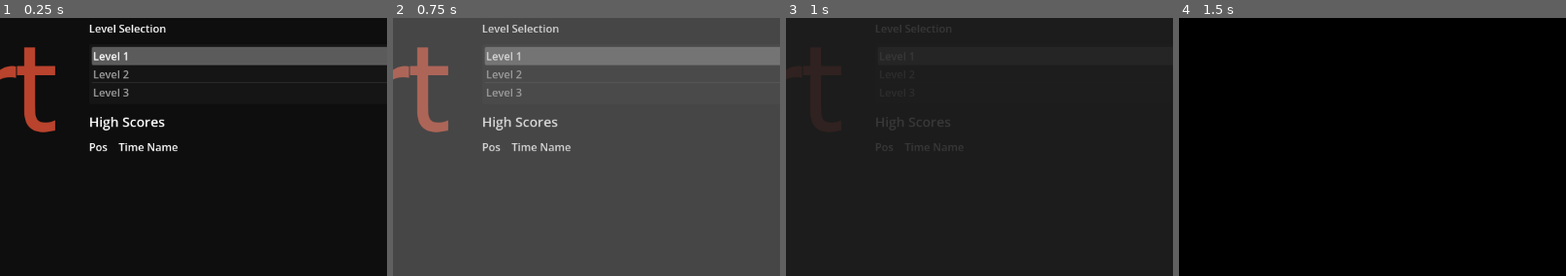
Above: before the commit, frames 1-4 (left to right).
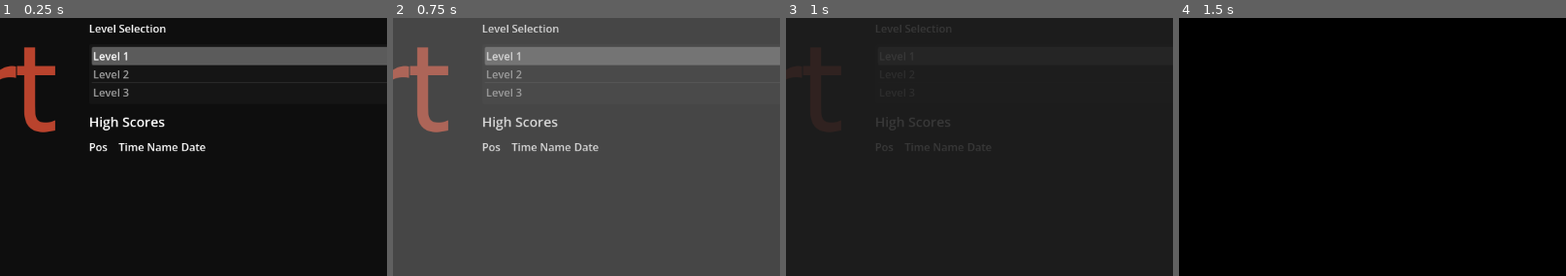
Above: after the commit, the same moments.

Repository: jacksondk/GravityRace
Game: Godot game, scene res://UIScenes/start.tscn
Two runs of this game, one before a commit and one after it. Both use one fixed random seed, a clock stepped at 60 frames per second and the inputs below.
Inputs (mouse positions are % of the whole screen's width and height, from its top left):
- Up to frame 1 (0.25 s): no input
- Up to frame 2 (0.75 s): click (25, 34) at 0.5 s
- Up to frame 3 (1 s): no input
- Up to frame 4 (1.5 s): click (25, 34) at 1.25 s
The pictures show only the part of the screen within x 33-83%, y 20-70%; the shares and areas given below are measured in that part.

The runs differ from the first frame. In frame 1, 0.1% of the frame differs, in the area x 46-54%, y 48-52%; in frame 2, 0.1%; in frame 3, less than 0.1%; in frame 4, nothing differs.

Commit message:
F12 to clear high scores. Add and display high scores with timestamp of achievement

Diff:
--- a/Scripts/start.gd
+++ b/Scripts/start.gd
@@ -2,6 +2,7 @@
 
 var level_list
 var high_score_list
+var f12_handled = false
 
 func _ready():
 	# Called every time the node is added to the scene.
@@ -34,15 +35,21 @@
 	var pos = "Pos"
 	var time = "Time"
 	var pname = "Name"
+	var date = "Date"
 	var index = 1
 	for item in list:
 		pos = pos + "\n" + str(index)
 		pname = pname + "\n" + item[1]
 		time = time + "\n" + str(item[0])
+		var timestamp = "-"
+		if item.size() >= 3 and item[2] != "":
+			timestamp = item[2]
+		date = date + "\n" + timestamp
 		index = index + 1
 	high_score_list.get_node("Label").text = pos
 	high_score_list.get_node("Label2").text = time
 	high_score_list.get_node("Label3").text = pname
+	high_score_list.get_node("Label4").text = date
 
 func start():
 	var level = current_level()
@@ -64,5 +71,13 @@
 	elif Input.is_action_just_pressed("ui_down"):
 		select_level(current_level()+1)
 
+	if Input.is_key_pressed(KEY_F12):
+		if not f12_handled:
+			Highscore.reset_all_scores()
+			setup_high_score(current_level()+1)
+			f12_handled = true
+	else:
+		f12_handled = false
+
 func set_current_player_name(user_name: String) -> void:
 	Highscore.set_user_name(user_name)
--- a/Singletons/Highscore.gd
+++ b/Singletons/Highscore.gd
@@ -13,6 +13,7 @@
 func _init():
 	# Ensure the user name is initialised
 	get_user_name()
+	last_score = null
 
 # Set the user name - store it for next run
 func set_user_name(user_name):
@@ -60,7 +61,8 @@
 func add_score(level, score):
 	last_score = score
 	var scores = read_scores(level)
-	scores.append([score, current_name])
+	var timestamp = Time.get_datetime_string_from_system()
+	scores.append([score, current_name, timestamp])
 	print("Adding score %d for %s" % [score, current_name])
 	scores.sort_custom(Callable(SortClass, "sort"))
 	if scores.size() > 10:
@@ -72,7 +74,7 @@
 	var filename = file_name(level)
 	var f = FileAccess.open_encrypted_with_pass(filename, FileAccess.WRITE, "foo")
 	for score in scores:
-		var score_string = "%d;%s" % score
+		var score_string = "%d;%s;%s" % [score[0], score[1], score[2]]
 		f.store_line(score_string)
 	f.close()
 
@@ -80,19 +82,35 @@
 func read_scores(level):
 	var filename = file_name(level)
 	var list = []
-	# Read the encrypted score file if it exists and return a list of [score, name]
+	# Read the encrypted score file if it exists and return a list of [score, name, timestamp]
 	if FileAccess.file_exists(filename):
 		var f = FileAccess.open_encrypted_with_pass(filename, FileAccess.READ, "foo") # encrypted file, so players don't cheat.
 		while not f.eof_reached():
 			var score_string = f.get_line()
 			if score_string == "":
 				continue
-			var split = score_string.split(";", false, 1)
-			if split.size() == 2:
-				# store as [int_score, name]
-				list.append([int(split[0]), (split[1])])
+			var split = score_string.split(";", false)
+			if split.size() >= 2:
+				var timestamp = ""
+				if split.size() >= 3:
+					timestamp = split[2]
+				# store as [int_score, name, timestamp]
+				list.append([int(split[0]), (split[1]), timestamp])
 		f.close()
 	return list
+
+func reset_all_scores():
+	var dir = DirAccess.open("user://")
+	if dir:
+		dir.list_dir_begin()
+		var file = dir.get_next()
+		while file != "":
+			if not dir.current_is_dir() and file.begins_with("hiscores") and file.ends_with(".data"):
+				dir.remove(file)
+			file = dir.get_next()
+		dir.list_dir_end()
+	last_score = null
+	pending_score = null
 
 # Sorter class to sort high score entries [score, player_name]
 class SortClass:
--- a/UIScenes/start.tscn
+++ b/UIScenes/start.tscn
@@ -381,7 +381,7 @@
 [node name="GridContainer" type="GridContainer" parent="HBoxContainer/VBoxContainer2" unique_id=1777392379]
 custom_minimum_size = Vector2(0, 300)
 layout_mode = 2
-columns = 3
+columns = 4
 
 [node name="Label" type="Label" parent="HBoxContainer/VBoxContainer2/GridContainer" unique_id=1133683598]
 custom_minimum_size = Vector2(40, 0)
@@ -393,6 +393,10 @@
 text = "asd"
 
 [node name="Label3" type="Label" parent="HBoxContainer/VBoxContainer2/GridContainer" unique_id=1838177209]
+layout_mode = 2
+text = "asdf"
+
+[node name="Label4" type="Label" parent="HBoxContainer/VBoxContainer2/GridContainer" unique_id=1659081201]
 layout_mode = 2
 text = "asdf"
 
